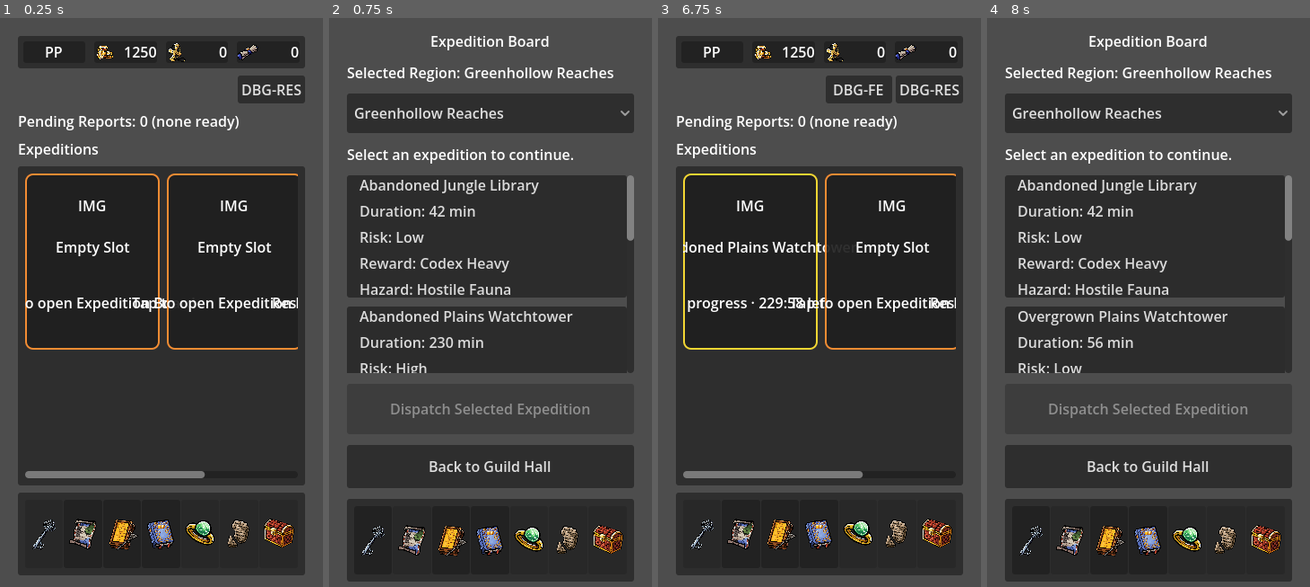
Above: before the commit, frames 1-4 (left to right).
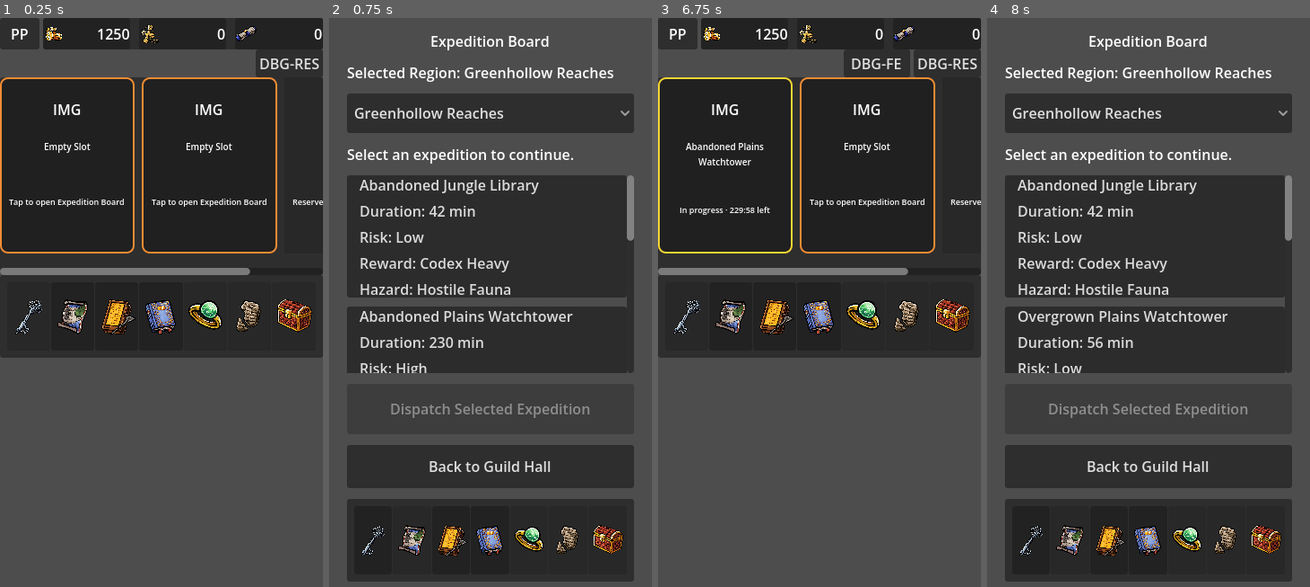
Above: after the commit, the same moments.

Repository: Navandis/expedition-guild-idle
Game: Godot game, scene res://scenes/main/Main.tscn
The game is run twice, just before and just after one commit, with the same random seed, the same clock (stepped at 60 frames per second) and the same inputs.
Inputs (mouse positions are in pixels of both pictures, inside the frame that each line leads up to; where the layout moved, square brackets give the same spot in the first picture):
- Up to frame 1 (0.25 s): no input
- Up to frame 2 (0.75 s): click (396, 165) [422, 262] at 0.5 s
- Up to frame 3 (6.75 s): click "Greenhollow Reaches" at 1.25 s; click (816, 234) at 2 s; click (816, 365) at 2.77 s; click (816, 495) at 3.52 s; click "Dispatch Selected Expedition" at 4.25 s; click "Confirm Dispatch" at 5 s; click (816, 234) at 5.77 s; click (703, 541) at 6.5 s
- Up to frame 4 (8 s): click (1196, 165) [1222, 262] at 7.25 s

The runs differ from the first frame. In frame 1, 64% of the frame differs, in the area x 0-100%, y 0-98%; in frame 2, nothing differs; in frame 3, 63%; in frame 4, nothing differs.

Commit message:
Tighten Guild Hall layout and compact expedition cards

Diff:
--- a/scenes/guild_hall/GuildHall.tscn
+++ b/scenes/guild_hall/GuildHall.tscn
@@ -22,50 +22,60 @@
 anchor_bottom = 1.0
 grow_horizontal = 2
 grow_vertical = 2
-theme_override_constants/margin_left = 20
-theme_override_constants/margin_top = 20
-theme_override_constants/margin_right = 20
-theme_override_constants/margin_bottom = 20
+theme_override_constants/margin_left = 0
+theme_override_constants/margin_top = 0
+theme_override_constants/margin_right = 0
+theme_override_constants/margin_bottom = 0
 
 [node name="RootColumn" type="VBoxContainer" parent="SafeArea" unique_id=845488305]
 layout_mode = 2
 size_flags_vertical = 3
-theme_override_constants/separation = 8
-
-[node name="ResourceRowPanel" type="PanelContainer" parent="SafeArea/RootColumn" unique_id=620704676]
-layout_mode = 2
-
-[node name="ResourceRowMargin" type="MarginContainer" parent="SafeArea/RootColumn/ResourceRowPanel" unique_id=1360772543]
+theme_override_constants/separation = 0
+
+[node name="TopPanelsRow" type="HBoxContainer" parent="SafeArea/RootColumn" unique_id=1370000001]
+layout_mode = 2
+theme_override_constants/separation = 4
+
+[node name="ProfilePanel" type="PanelContainer" parent="SafeArea/RootColumn/TopPanelsRow" unique_id=1370000002]
+custom_minimum_size = Vector2(44, 0)
+layout_mode = 2
+
+[node name="ProfilePanelMargin" type="MarginContainer" parent="SafeArea/RootColumn/TopPanelsRow/ProfilePanel" unique_id=1370000003]
 layout_mode = 2
 theme_override_constants/margin_left = 6
 theme_override_constants/margin_top = 6
 theme_override_constants/margin_right = 6
 theme_override_constants/margin_bottom = 6
 
-[node name="ResourceSlots" type="HBoxContainer" parent="SafeArea/RootColumn/ResourceRowPanel/ResourceRowMargin" unique_id=1494783933]
+[node name="ProfileLabel" type="Label" parent="SafeArea/RootColumn/TopPanelsRow/ProfilePanel/ProfilePanelMargin" unique_id=178163509]
+layout_mode = 2
+text = "PP"
+horizontal_alignment = 1
+
+[node name="ResourceRowPanel" type="PanelContainer" parent="SafeArea/RootColumn/TopPanelsRow" unique_id=620704676]
+layout_mode = 2
+size_flags_horizontal = 3
+
+[node name="ResourceRowMargin" type="MarginContainer" parent="SafeArea/RootColumn/TopPanelsRow/ResourceRowPanel" unique_id=1360772543]
+layout_mode = 2
+theme_override_constants/margin_left = 0
+theme_override_constants/margin_top = 0
+theme_override_constants/margin_right = 0
+theme_override_constants/margin_bottom = 0
+
+[node name="ResourceSlots" type="HBoxContainer" parent="SafeArea/RootColumn/TopPanelsRow/ResourceRowPanel/ResourceRowMargin" unique_id=1494783933]
 layout_mode = 2
 theme_override_constants/separation = 10
 
-[node name="ProfileSlot" type="PanelContainer" parent="SafeArea/RootColumn/ResourceRowPanel/ResourceRowMargin/ResourceSlots" unique_id=1210295991]
-layout_mode = 2
-size_flags_horizontal = 3
-
-[node name="Center" type="CenterContainer" parent="SafeArea/RootColumn/ResourceRowPanel/ResourceRowMargin/ResourceSlots/ProfileSlot" unique_id=152983928]
-layout_mode = 2
-
-[node name="ProfileLabel" type="Label" parent="SafeArea/RootColumn/ResourceRowPanel/ResourceRowMargin/ResourceSlots/ProfileSlot/Center" unique_id=178163509]
-layout_mode = 2
-text = "PP"
-
-[node name="GoldCounter" type="PanelContainer" parent="SafeArea/RootColumn/ResourceRowPanel/ResourceRowMargin/ResourceSlots" unique_id=570001001]
-layout_mode = 2
-size_flags_horizontal = 3
-
-[node name="Row" type="HBoxContainer" parent="SafeArea/RootColumn/ResourceRowPanel/ResourceRowMargin/ResourceSlots/GoldCounter" unique_id=570001002]
+[node name="GoldCounter" type="PanelContainer" parent="SafeArea/RootColumn/TopPanelsRow/ResourceRowPanel/ResourceRowMargin/ResourceSlots" unique_id=570001001]
+layout_mode = 2
+size_flags_horizontal = 3
+
+[node name="Row" type="HBoxContainer" parent="SafeArea/RootColumn/TopPanelsRow/ResourceRowPanel/ResourceRowMargin/ResourceSlots/GoldCounter" unique_id=570001002]
 layout_mode = 2
 theme_override_constants/separation = 0
 
-[node name="GoldIcon" type="TextureRect" parent="SafeArea/RootColumn/ResourceRowPanel/ResourceRowMargin/ResourceSlots/GoldCounter/Row" unique_id=570001003]
+[node name="GoldIcon" type="TextureRect" parent="SafeArea/RootColumn/TopPanelsRow/ResourceRowPanel/ResourceRowMargin/ResourceSlots/GoldCounter/Row" unique_id=570001003]
 custom_minimum_size = Vector2(24, 24)
 layout_mode = 2
 mouse_filter = 2
@@ -73,21 +83,21 @@
 expand_mode = 1
 stretch_mode = 5
 
-[node name="GoldValueLabel" type="Label" parent="SafeArea/RootColumn/ResourceRowPanel/ResourceRowMargin/ResourceSlots/GoldCounter/Row" unique_id=553301898]
+[node name="GoldValueLabel" type="Label" parent="SafeArea/RootColumn/TopPanelsRow/ResourceRowPanel/ResourceRowMargin/ResourceSlots/GoldCounter/Row" unique_id=553301898]
 layout_mode = 2
 size_flags_horizontal = 3
 horizontal_alignment = 2
 text = "0"
 
-[node name="RelicCounter" type="PanelContainer" parent="SafeArea/RootColumn/ResourceRowPanel/ResourceRowMargin/ResourceSlots" unique_id=570001004]
-layout_mode = 2
-size_flags_horizontal = 3
-
-[node name="Row" type="HBoxContainer" parent="SafeArea/RootColumn/ResourceRowPanel/ResourceRowMargin/ResourceSlots/RelicCounter" unique_id=570001005]
+[node name="RelicCounter" type="PanelContainer" parent="SafeArea/RootColumn/TopPanelsRow/ResourceRowPanel/ResourceRowMargin/ResourceSlots" unique_id=570001004]
+layout_mode = 2
+size_flags_horizontal = 3
+
+[node name="Row" type="HBoxContainer" parent="SafeArea/RootColumn/TopPanelsRow/ResourceRowPanel/ResourceRowMargin/ResourceSlots/RelicCounter" unique_id=570001005]
 layout_mode = 2
 theme_override_constants/separation = 0
 
-[node name="RelicIcon" type="TextureRect" parent="SafeArea/RootColumn/ResourceRowPanel/ResourceRowMargin/ResourceSlots/RelicCounter/Row" unique_id=570001006]
+[node name="RelicIcon" type="TextureRect" parent="SafeArea/RootColumn/TopPanelsRow/ResourceRowPanel/ResourceRowMargin/ResourceSlots/RelicCounter/Row" unique_id=570001006]
 custom_minimum_size = Vector2(24, 24)
 layout_mode = 2
 mouse_filter = 2
@@ -95,21 +105,21 @@
 expand_mode = 1
 stretch_mode = 5
 
-[node name="RelicFragmentsValueLabel" type="Label" parent="SafeArea/RootColumn/ResourceRowPanel/ResourceRowMargin/ResourceSlots/RelicCounter/Row" unique_id=462742622]
+[node name="RelicFragmentsValueLabel" type="Label" parent="SafeArea/RootColumn/TopPanelsRow/ResourceRowPanel/ResourceRowMargin/ResourceSlots/RelicCounter/Row" unique_id=462742622]
 layout_mode = 2
 size_flags_horizontal = 3
 horizontal_alignment = 2
 text = "0"
 
-[node name="CodexCounter" type="PanelContainer" parent="SafeArea/RootColumn/ResourceRowPanel/ResourceRowMargin/ResourceSlots" unique_id=570001007]
-layout_mode = 2
-size_flags_horizontal = 3
-
-[node name="Row" type="HBoxContainer" parent="SafeArea/RootColumn/ResourceRowPanel/ResourceRowMargin/ResourceSlots/CodexCounter" unique_id=570001008]
+[node name="CodexCounter" type="PanelContainer" parent="SafeArea/RootColumn/TopPanelsRow/ResourceRowPanel/ResourceRowMargin/ResourceSlots" unique_id=570001007]
+layout_mode = 2
+size_flags_horizontal = 3
+
+[node name="Row" type="HBoxContainer" parent="SafeArea/RootColumn/TopPanelsRow/ResourceRowPanel/ResourceRowMargin/ResourceSlots/CodexCounter" unique_id=570001008]
 layout_mode = 2
 theme_override_constants/separation = 0
 
-[node name="CodexIcon" type="TextureRect" parent="SafeArea/RootColumn/ResourceRowPanel/ResourceRowMargin/ResourceSlots/CodexCounter/Row" unique_id=570001009]
+[node name="CodexIcon" type="TextureRect" parent="SafeArea/RootColumn/TopPanelsRow/ResourceRowPanel/ResourceRowMargin/ResourceSlots/CodexCounter/Row" unique_id=570001009]
 custom_minimum_size = Vector2(24, 24)
 layout_mode = 2
 mouse_filter = 2
@@ -117,7 +127,7 @@
 expand_mode = 1
 stretch_mode = 5
 
-[node name="CodexEntriesValueLabel" type="Label" parent="SafeArea/RootColumn/ResourceRowPanel/ResourceRowMargin/ResourceSlots/CodexCounter/Row" unique_id=404869075]
+[node name="CodexEntriesValueLabel" type="Label" parent="SafeArea/RootColumn/TopPanelsRow/ResourceRowPanel/ResourceRowMargin/ResourceSlots/CodexCounter/Row" unique_id=404869075]
 layout_mode = 2
 size_flags_horizontal = 3
 horizontal_alignment = 2
@@ -138,45 +148,91 @@
 layout_mode = 2
 text = "DBG-RES"
 
-[node name="PendingReportsLabel" type="Label" parent="SafeArea/RootColumn" unique_id=43135772]
-layout_mode = 2
-text = "Pending Reports: 0 (none ready)"
-
-[node name="SlotHeaderLabel" type="Label" parent="SafeArea/RootColumn" unique_id=1820534560]
-layout_mode = 2
-text = "Expeditions"
-
 [node name="ExpeditionSectionPanel" type="PanelContainer" parent="SafeArea/RootColumn" unique_id=570001011]
-custom_minimum_size = Vector2(0, 240)
-layout_mode = 2
-size_flags_vertical = 3
+custom_minimum_size = Vector2(0, 220)
+layout_mode = 2
 
 [node name="ExpeditionSectionMargin" type="MarginContainer" parent="SafeArea/RootColumn/ExpeditionSectionPanel" unique_id=570001012]
 layout_mode = 2
+theme_override_constants/margin_left = 0
+theme_override_constants/margin_top = 0
+theme_override_constants/margin_right = 0
+theme_override_constants/margin_bottom = 0
+
+[node name="ExpeditionSlotsScroller" type="ScrollContainer" parent="SafeArea/RootColumn/ExpeditionSectionPanel/ExpeditionSectionMargin" unique_id=570001013]
+custom_minimum_size = Vector2(0, 220)
+layout_mode = 2
+size_flags_horizontal = 3
+size_flags_vertical = 1
+horizontal_scroll_mode = 1
+vertical_scroll_mode = 0
+
+[node name="ExpeditionSlotsRow" type="HBoxContainer" parent="SafeArea/RootColumn/ExpeditionSectionPanel/ExpeditionSectionMargin/ExpeditionSlotsScroller" unique_id=570001014]
+custom_minimum_size = Vector2(468, 0)
+layout_mode = 2
+theme_override_constants/separation = 8
+
+[node name="SlotOneCard" type="Button" parent="SafeArea/RootColumn/ExpeditionSectionPanel/ExpeditionSectionMargin/ExpeditionSlotsScroller/ExpeditionSlotsRow" unique_id=1205453616]
+custom_minimum_size = Vector2(150, 196)
+layout_mode = 2
+size_flags_horizontal = 3
+size_flags_vertical = 3
+
+[node name="Margin" type="MarginContainer" parent="SafeArea/RootColumn/ExpeditionSectionPanel/ExpeditionSectionMargin/ExpeditionSlotsScroller/ExpeditionSlotsRow/SlotOneCard" unique_id=1849938802]
+layout_mode = 1
+anchors_preset = 15
+anchor_right = 1.0
+anchor_bottom = 1.0
+grow_horizontal = 2
+grow_vertical = 2
+mouse_filter = 2
 theme_override_constants/margin_left = 8
 theme_override_constants/margin_top = 8
 theme_override_constants/margin_right = 8
 theme_override_constants/margin_bottom = 8
 
-[node name="ExpeditionSlotsScroller" type="ScrollContainer" parent="SafeArea/RootColumn/ExpeditionSectionPanel/ExpeditionSectionMargin" unique_id=570001013]
-layout_mode = 2
-size_flags_horizontal = 3
-size_flags_vertical = 3
-horizontal_scroll_mode = 1
-vertical_scroll_mode = 0
-
-[node name="ExpeditionSlotsRow" type="HBoxContainer" parent="SafeArea/RootColumn/ExpeditionSectionPanel/ExpeditionSectionMargin/ExpeditionSlotsScroller" unique_id=570001014]
-custom_minimum_size = Vector2(468, 0)
-layout_mode = 2
-theme_override_constants/separation = 8
-
-[node name="SlotOneCard" type="Button" parent="SafeArea/RootColumn/ExpeditionSectionPanel/ExpeditionSectionMargin/ExpeditionSlotsScroller/ExpeditionSlotsRow" unique_id=1205453616]
+[node name="Content" type="VBoxContainer" parent="SafeArea/RootColumn/ExpeditionSectionPanel/ExpeditionSectionMargin/ExpeditionSlotsScroller/ExpeditionSlotsRow/SlotOneCard/Margin" unique_id=1742571574]
+layout_mode = 2
+size_flags_vertical = 3
+mouse_filter = 2
+theme_override_constants/separation = 6
+
+[node name="SlotOneImagePlaceholder" type="Label" parent="SafeArea/RootColumn/ExpeditionSectionPanel/ExpeditionSectionMargin/ExpeditionSlotsScroller/ExpeditionSlotsRow/SlotOneCard/Margin/Content" unique_id=1361455259]
+custom_minimum_size = Vector2(0, 56)
+layout_mode = 2
+size_flags_vertical = 1
+mouse_filter = 2
+text = "IMG"
+horizontal_alignment = 1
+vertical_alignment = 1
+
+[node name="SlotOneNameLabel" type="Label" parent="SafeArea/RootColumn/ExpeditionSectionPanel/ExpeditionSectionMargin/ExpeditionSlotsScroller/ExpeditionSlotsRow/SlotOneCard/Margin/Content" unique_id=980786867]
+layout_mode = 2
+mouse_filter = 2
+text = "Empty Slot"
+horizontal_alignment = 1
+autowrap_mode = 2
+theme_override_font_sizes/font_size = 10
+max_lines_visible = 2
+
+[node name="SlotOneStateLabel" type="Label" parent="SafeArea/RootColumn/ExpeditionSectionPanel/ExpeditionSectionMargin/ExpeditionSlotsScroller/ExpeditionSlotsRow/SlotOneCard/Margin/Content" unique_id=1411912238]
+layout_mode = 2
+size_flags_vertical = 3
+mouse_filter = 2
+text = "Tap to open Expedition Board"
+horizontal_alignment = 1
+vertical_alignment = 1
+autowrap_mode = 2
+theme_override_font_sizes/font_size = 9
+max_lines_visible = 4
+
+[node name="SlotTwoCard" type="Button" parent="SafeArea/RootColumn/ExpeditionSectionPanel/ExpeditionSectionMargin/ExpeditionSlotsScroller/ExpeditionSlotsRow" unique_id=1241231002]
 custom_minimum_size = Vector2(150, 196)
 layout_mode = 2
 size_flags_horizontal = 3
 size_flags_vertical = 3
 
-[node name="Margin" type="MarginContainer" parent="SafeArea/RootColumn/ExpeditionSectionPanel/ExpeditionSectionMargin/ExpeditionSlotsScroller/ExpeditionSlotsRow/SlotOneCard" unique_id=1849938802]
+[node name="Margin" type="MarginContainer" parent="SafeArea/RootColumn/ExpeditionSectionPanel/ExpeditionSectionMargin/ExpeditionSlotsScroller/ExpeditionSlotsRow/SlotTwoCard" unique_id=1880540343]
 layout_mode = 1
 anchors_preset = 15
 anchor_right = 1.0
@@ -189,13 +245,13 @@
 theme_override_constants/margin_right = 8
 theme_override_constants/margin_bottom = 8
 
-[node name="Content" type="VBoxContainer" parent="SafeArea/RootColumn/ExpeditionSectionPanel/ExpeditionSectionMargin/ExpeditionSlotsScroller/ExpeditionSlotsRow/SlotOneCard/Margin" unique_id=1742571574]
+[node name="Content" type="VBoxContainer" parent="SafeArea/RootColumn/ExpeditionSectionPanel/ExpeditionSectionMargin/ExpeditionSlotsScroller/ExpeditionSlotsRow/SlotTwoCard/Margin" unique_id=2041278820]
 layout_mode = 2
 size_flags_vertical = 3
 mouse_filter = 2
 theme_override_constants/separation = 6
 
-[node name="SlotOneImagePlaceholder" type="Label" parent="SafeArea/RootColumn/ExpeditionSectionPanel/ExpeditionSectionMargin/ExpeditionSlotsScroller/ExpeditionSlotsRow/SlotOneCard/Margin/Content" unique_id=1361455259]
+[node name="SlotTwoImagePlaceholder" type="Label" parent="SafeArea/RootColumn/ExpeditionSectionPanel/ExpeditionSectionMargin/ExpeditionSlotsScroller/ExpeditionSlotsRow/SlotTwoCard/Margin/Content" unique_id=1948435946]
 custom_minimum_size = Vector2(0, 56)
 layout_mode = 2
 size_flags_vertical = 1
@@ -204,27 +260,34 @@
 horizontal_alignment = 1
 vertical_alignment = 1
 
-[node name="SlotOneNameLabel" type="Label" parent="SafeArea/RootColumn/ExpeditionSectionPanel/ExpeditionSectionMargin/ExpeditionSlotsScroller/ExpeditionSlotsRow/SlotOneCard/Margin/Content" unique_id=980786867]
+[node name="SlotTwoNameLabel" type="Label" parent="SafeArea/RootColumn/ExpeditionSectionPanel/ExpeditionSectionMargin/ExpeditionSlotsScroller/ExpeditionSlotsRow/SlotTwoCard/Margin/Content" unique_id=1361604704]
 layout_mode = 2
 mouse_filter = 2
 text = "Empty Slot"
 horizontal_alignment = 1
-
-[node name="SlotOneStateLabel" type="Label" parent="SafeArea/RootColumn/ExpeditionSectionPanel/ExpeditionSectionMargin/ExpeditionSlotsScroller/ExpeditionSlotsRow/SlotOneCard/Margin/Content" unique_id=1411912238]
+autowrap_mode = 2
+theme_override_font_sizes/font_size = 10
+max_lines_visible = 2
+
+[node name="SlotTwoStateLabel" type="Label" parent="SafeArea/RootColumn/ExpeditionSectionPanel/ExpeditionSectionMargin/ExpeditionSlotsScroller/ExpeditionSlotsRow/SlotTwoCard/Margin/Content" unique_id=760266556]
 layout_mode = 2
 size_flags_vertical = 3
 mouse_filter = 2
 text = "Tap to open Expedition Board"
 horizontal_alignment = 1
 vertical_alignment = 1
-
-[node name="SlotTwoCard" type="Button" parent="SafeArea/RootColumn/ExpeditionSectionPanel/ExpeditionSectionMargin/ExpeditionSlotsScroller/ExpeditionSlotsRow" unique_id=1241231002]
+autowrap_mode = 2
+theme_override_font_sizes/font_size = 9
+max_lines_visible = 4
+
+[node name="SlotThreeCard" type="Button" parent="SafeArea/RootColumn/ExpeditionSectionPanel/ExpeditionSectionMargin/ExpeditionSlotsScroller/ExpeditionSlotsRow" unique_id=570001015]
 custom_minimum_size = Vector2(150, 196)
 layout_mode = 2
 size_flags_horizontal = 3
 size_flags_vertical = 3
-
-[node name="Margin" type="MarginContainer" parent="SafeArea/RootColumn/ExpeditionSectionPanel/ExpeditionSectionMargin/ExpeditionSlotsScroller/ExpeditionSlotsRow/SlotTwoCard" unique_id=1880540343]
+disabled = true
+
+[node name="Margin" type="MarginContainer" parent="SafeArea/RootColumn/ExpeditionSectionPanel/ExpeditionSectionMargin/ExpeditionSlotsScroller/ExpeditionSlotsRow/SlotThreeCard" unique_id=570001016]
 layout_mode = 1
 anchors_preset = 15
 anchor_right = 1.0
@@ -237,55 +300,6 @@
 theme_override_constants/margin_right = 8
 theme_override_constants/margin_bottom = 8
 
-[node name="Content" type="VBoxContainer" parent="SafeArea/RootColumn/ExpeditionSectionPanel/ExpeditionSectionMargin/ExpeditionSlotsScroller/ExpeditionSlotsRow/SlotTwoCard/Margin" unique_id=2041278820]
-layout_mode = 2
-size_flags_vertical = 3
-mouse_filter = 2
-theme_override_constants/separation = 6
-
-[node name="SlotTwoImagePlaceholder" type="Label" parent="SafeArea/RootColumn/ExpeditionSectionPanel/ExpeditionSectionMargin/ExpeditionSlotsScroller/ExpeditionSlotsRow/SlotTwoCard/Margin/Content" unique_id=1948435946]
-custom_minimum_size = Vector2(0, 56)
-layout_mode = 2
-size_flags_vertical = 1
-mouse_filter = 2
-text = "IMG"
-horizontal_alignment = 1
-vertical_alignment = 1
-
-[node name="SlotTwoNameLabel" type="Label" parent="SafeArea/RootColumn/ExpeditionSectionPanel/ExpeditionSectionMargin/ExpeditionSlotsScroller/ExpeditionSlotsRow/SlotTwoCard/Margin/Content" unique_id=1361604704]
-layout_mode = 2
-mouse_filter = 2
-text = "Empty Slot"
-horizontal_alignment = 1
-
-[node name="SlotTwoStateLabel" type="Label" parent="SafeArea/RootColumn/ExpeditionSectionPanel/ExpeditionSectionMargin/ExpeditionSlotsScroller/ExpeditionSlotsRow/SlotTwoCard/Margin/Content" unique_id=760266556]
-layout_mode = 2
-size_flags_vertical = 3
-mouse_filter = 2
-text = "Tap to open Expedition Board"
-horizontal_alignment = 1
-vertical_alignment = 1
-
-[node name="SlotThreeCard" type="Button" parent="SafeArea/RootColumn/ExpeditionSectionPanel/ExpeditionSectionMargin/ExpeditionSlotsScroller/ExpeditionSlotsRow" unique_id=570001015]
-custom_minimum_size = Vector2(150, 196)
-layout_mode = 2
-size_flags_horizontal = 3
-size_flags_vertical = 3
-disabled = true
-
-[node name="Margin" type="MarginContainer" parent="SafeArea/RootColumn/ExpeditionSectionPanel/ExpeditionSectionMargin/ExpeditionSlotsScroller/ExpeditionSlotsRow/SlotThreeCard" unique_id=570001016]
-layout_mode = 1
-anchors_preset = 15
-anchor_right = 1.0
-anchor_bottom = 1.0
-grow_horizontal = 2
-grow_vertical = 2
-mouse_filter = 2
-theme_override_constants/margin_left = 8
-theme_override_constants/margin_top = 8
-theme_override_constants/margin_right = 8
-theme_override_constants/margin_bottom = 8
-
 [node name="Content" type="VBoxContainer" parent="SafeArea/RootColumn/ExpeditionSectionPanel/ExpeditionSectionMargin/ExpeditionSlotsScroller/ExpeditionSlotsRow/SlotThreeCard/Margin" unique_id=570001017]
 layout_mode = 2
 size_flags_vertical = 3
@@ -306,6 +320,9 @@
 mouse_filter = 2
 text = "Locked Slot"
 horizontal_alignment = 1
+autowrap_mode = 2
+theme_override_font_sizes/font_size = 10
+max_lines_visible = 2
 
 [node name="SlotThreeStateLabel" type="Label" parent="SafeArea/RootColumn/ExpeditionSectionPanel/ExpeditionSectionMargin/ExpeditionSlotsScroller/ExpeditionSlotsRow/SlotThreeCard/Margin/Content" unique_id=570001020]
 layout_mode = 2
@@ -314,6 +331,9 @@
 text = "Reserved for future expansion"
 horizontal_alignment = 1
 vertical_alignment = 1
+autowrap_mode = 2
+theme_override_font_sizes/font_size = 9
+max_lines_visible = 4
 
 [node name="BottomNavBar" parent="SafeArea/RootColumn" unique_id=1491293952 instance=ExtResource("2_nav")]
 layout_mode = 2
--- a/scripts/ui/GuildHallController.gd
+++ b/scripts/ui/GuildHallController.gd
@@ -8,6 +8,17 @@
 # - two active expedition cards with compact status text,
 # - completed-card clicks as the report entry point,
 # - shared bottom-nav routing and test-only debug actions.
+# Note for beginners:
+# - the old "Pending Reports..." label was intentionally removed from the UI;
+#   completed slot cards are now the report-entry cue.
+# - the "PP" badge was moved into its own top-left panel in GuildHall.tscn so
+#   the resource row only shows real resource counters.
+# - major dashboard panels were snapped flush to screen edges in the scene file
+#   (SafeArea margins + panel margins reduced to zero) for tighter mobile use.
+# - the expedition scroller is now bounded by fixed minimum heights in the scene
+#   so it cannot consume all vertical space and hide top/bottom dashboard UI.
+# - expedition card labels now use word-wrap + smaller font sizes in the scene
+#   for compact, stable text even when expedition names are long.
 
 signal open_report_requested
 signal navigate_requested(target_screen: String)
@@ -21,10 +32,9 @@
 const _SLOT_VISUAL_ONGOING := "ongoing"
 const _SLOT_VISUAL_COMPLETED := "completed"
 
-@onready var _gold_value_label: Label = $SafeArea/RootColumn/ResourceRowPanel/ResourceRowMargin/ResourceSlots/GoldCounter/Row/GoldValueLabel
-@onready var _relic_fragments_value_label: Label = $SafeArea/RootColumn/ResourceRowPanel/ResourceRowMargin/ResourceSlots/RelicCounter/Row/RelicFragmentsValueLabel
-@onready var _codex_entries_value_label: Label = $SafeArea/RootColumn/ResourceRowPanel/ResourceRowMargin/ResourceSlots/CodexCounter/Row/CodexEntriesValueLabel
-@onready var _pending_reports_label: Label = $SafeArea/RootColumn/PendingReportsLabel
+@onready var _gold_value_label: Label = $SafeArea/RootColumn/TopPanelsRow/ResourceRowPanel/ResourceRowMargin/ResourceSlots/GoldCounter/Row/GoldValueLabel
+@onready var _relic_fragments_value_label: Label = $SafeArea/RootColumn/TopPanelsRow/ResourceRowPanel/ResourceRowMargin/ResourceSlots/RelicCounter/Row/RelicFragmentsValueLabel
+@onready var _codex_entries_value_label: Label = $SafeArea/RootColumn/TopPanelsRow/ResourceRowPanel/ResourceRowMargin/ResourceSlots/CodexCounter/Row/CodexEntriesValueLabel
 @onready var _debug_finish_button: Button = $SafeArea/RootColumn/TopRightToolsRow/DebugFinishButton
 @onready var _debug_reset_button: Button = $SafeArea/RootColumn/TopRightToolsRow/DebugResetButton
 @onready var _slot_one_card: Button = $SafeArea/RootColumn/ExpeditionSectionPanel/ExpeditionSectionMargin/ExpeditionSlotsScroller/ExpeditionSlotsRow/SlotOneCard
@@ -95,19 +105,12 @@
 	if _expedition_manager == null:
 		_set_empty_slot_card(0)
 		_set_empty_slot_card(1)
-		_pending_reports_label.text = "Pending Reports: 0 (none ready)"
 		_debug_finish_button.visible = false
 		return
 
 	var slots := _expedition_manager.get_active_expeditions()
 	_refresh_slot_card(0, slots)
 	_refresh_slot_card(1, slots)
-
-	var pending_count := _expedition_manager.get_pending_report_count()
-	if pending_count > 0:
-		_pending_reports_label.text = "Pending Reports: %d ready to collect" % pending_count
-	else:
-		_pending_reports_label.text = "Pending Reports: 0 (none ready)"
 
 	# TEMPORARY DEBUG BUTTON: this is test-only and can be removed once QA no longer
 	# needs instant completion during development.
